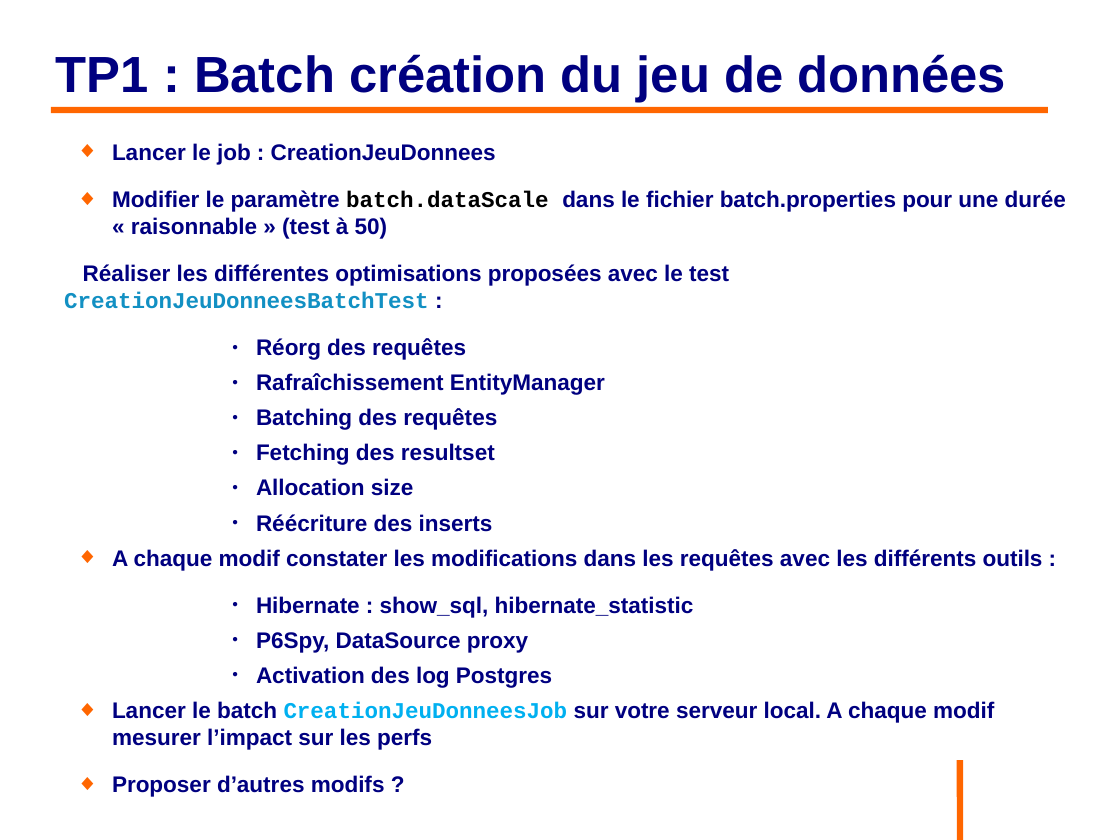
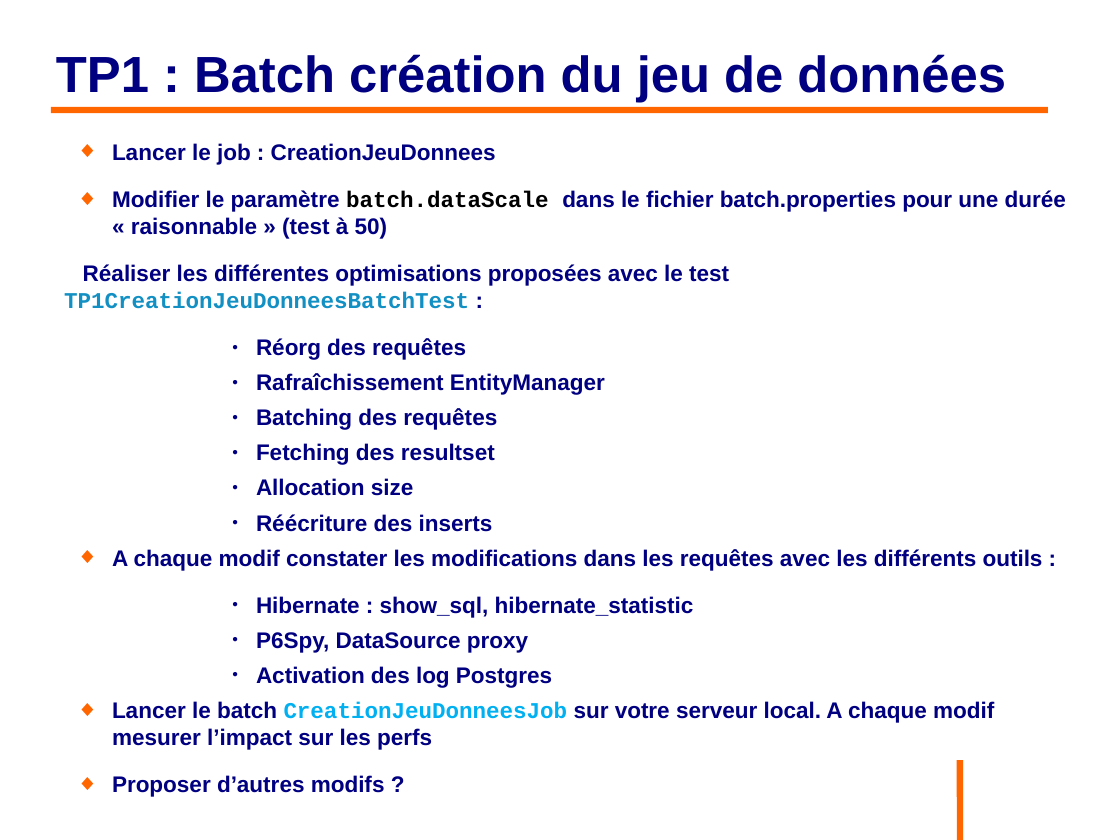
Before and after one commit to philphils/formation-hibernate-avancee, a slide deck: slide 28 of Documentation/diapo_formation_hibernate_avancee.odp. Drawn at 1120x840 pixels with LibreOffice and Linux fonts; fonts in the diff are those of the drawing; background and template pictures are left out. Boxes give left, top, right and bottom in pixels: in the first picture for what was removed or moved away, otherwise in the second. Text is boxed around its words. In the diff, an @@ line names an element or a change of style, - is before the commit and + after.

```diff
--- a/Documentation/diapo_formation_hibernate_avancee.odp
+++ b/Documentation/diapo_formation_hibernate_avancee.odp
@@ text at (x1=64, y1=264, x2=729, y2=309): text changed @@
-Réaliser les différentes optimisations proposées avec le test CreationJeuDonneesBatchTest :
+Réaliser les différentes optimisations proposées avec le test TP1CreationJeuDonneesBatchTest :
```
Also in this commit, not shown: 1 other slide changed, 1 slide added.
